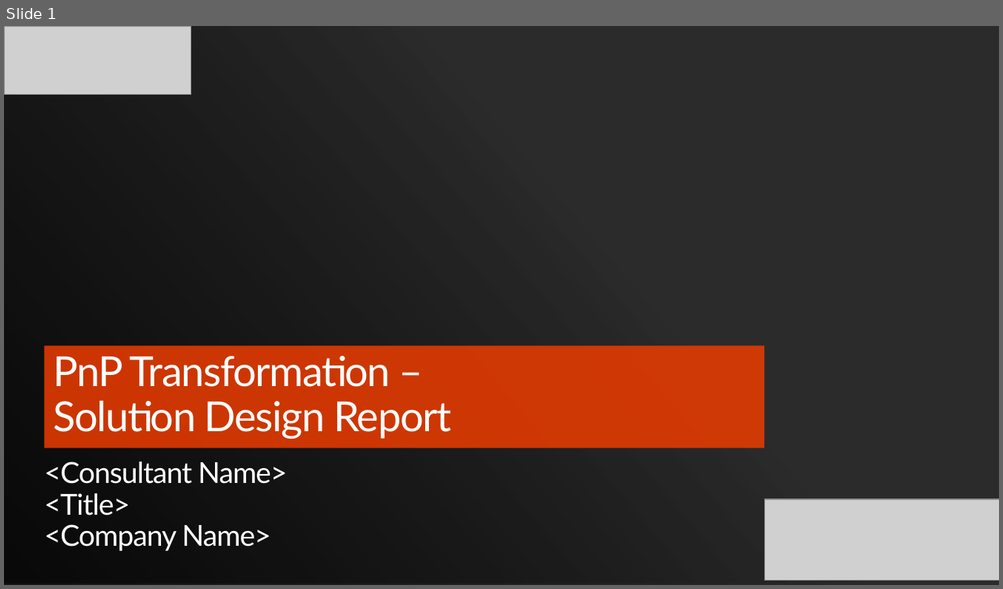
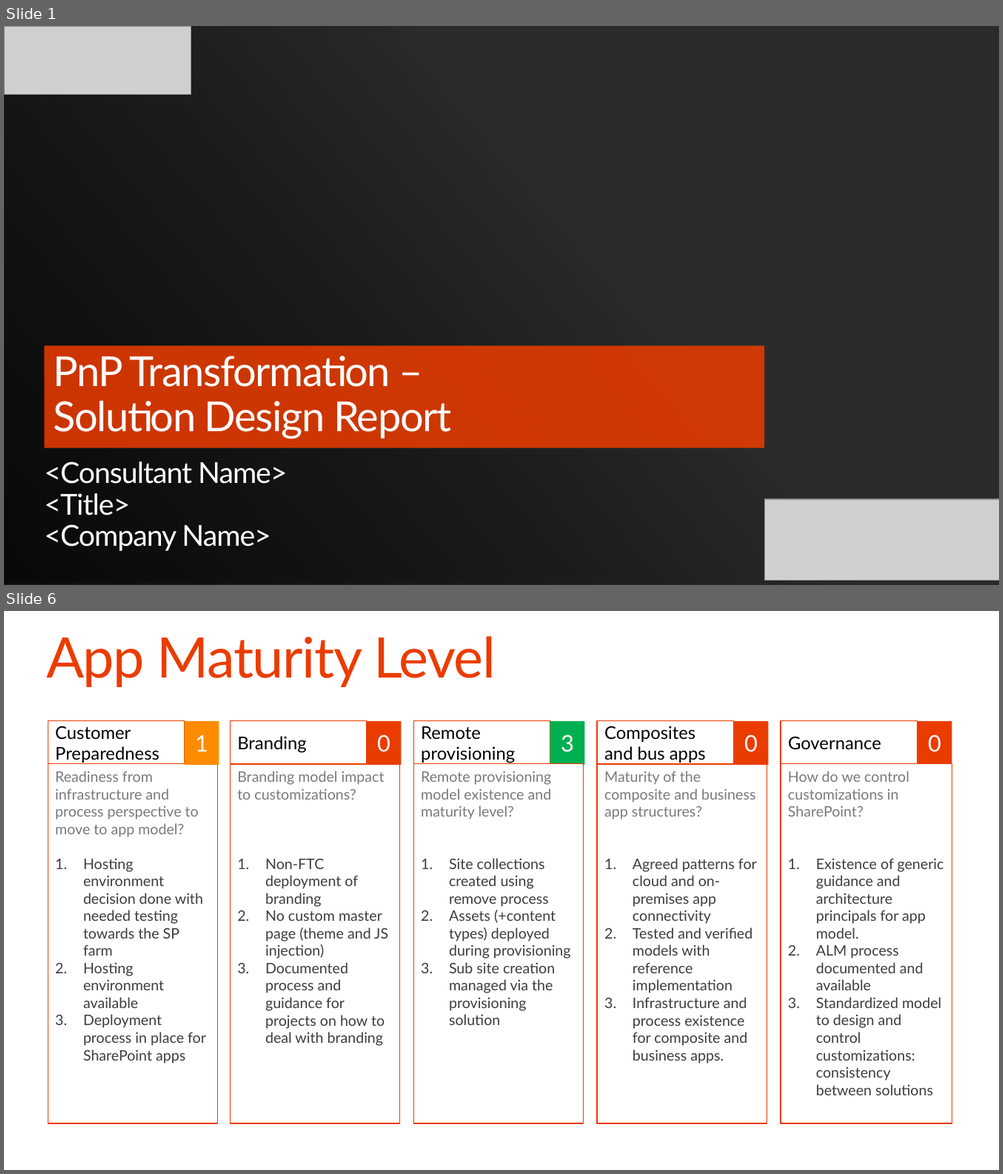
Before and after one commit to SharePoint/PnP-Guidance, a slide deck: PnP Transformation Process/Templates/Solution Design Report Presentation Template.pptx. Shown one above the other, each under a label of ours: slide 1 before the commit, slides 1 and 6 after it; the slides between them are not shown. The pictures are 1003x589 and 1003x1174 pixels, drawn with LibreOffice and Linux fonts; fonts in the diff are those of the drawing; grey boxes stand for pictures; background and template pictures are left out; a plain dark background stands for a picture behind light text. Boxes give left, top, right and bottom in pixels: in the first picture for what was removed or moved away, otherwise in the second. Text is boxed around its words. In the diff, an @@ line names an element or a change of style, - is before the commit and + after.

Commit message:
Created Design Report Presentation Template from Sample

```diff
--- a/PnP Transformation Process/Templates/Solution Design Report Presentation Template.pptx
+++ b/PnP Transformation Process/Templates/Solution Design Report Presentation Template.pptx
@@ slide 6 added at bbox=[4, 611, 999, 1170], background #FFFFFF @@
@@ title added at bbox=[46, 636, 495, 687], 54 pt, text #EB3C00 @@
+App Maturity Level
@@ rectangle added at bbox=[48, 721, 185, 765], fill #FFFFFF, outline #EB3C00 0.85 pt, 17 pt, text #000000 @@
+Customer Preparedness
@@ rectangle added at bbox=[185, 721, 219, 766], fill #FF8C00, 22 pt, text #FFFFFF @@
+1
@@ rectangle added at bbox=[230, 721, 367, 765], fill #FFFFFF, outline #EB3C00 0.85 pt, 17 pt, text #000000 @@
+Branding
@@ rectangle added at bbox=[367, 721, 401, 766], fill #EB3C00, 22 pt, text #FFFFFF @@
+0
@@ rectangle added at bbox=[414, 721, 550, 765], fill #FFFFFF, outline #EB3C00 0.85 pt, 17 pt, text #000000 @@
+Remote provisioning
@@ rectangle added at bbox=[550, 721, 584, 766], fill #00B050, 22 pt, text #FFFFFF @@
+3
@@ rectangle added at bbox=[597, 721, 733, 765], fill #FFFFFF, outline #EB3C00 0.85 pt, 17 pt, text #000000 @@
+Composites and bus apps
@@ rectangle added at bbox=[734, 721, 768, 766], fill #EB3C00, 22 pt, text #FFFFFF @@
+0
@@ rectangle added at bbox=[780, 721, 916, 765], fill #FFFFFF, outline #EB3C00 0.85 pt, 17 pt, text #000000 @@
+Governance
@@ rectangle added at bbox=[916, 721, 950, 766], fill #EB3C00, 22 pt, text #FFFFFF @@
+0
@@ rectangle added at bbox=[48, 764, 218, 1124], fill #FFFFFF, outline #EB3C00 0.85 pt, 14 pt, text #3C3D3E @@
+Readiness from infrastructure and process perspective to move to app model?
+1. Hosting environment decision done with needed testing towards the SP farm
+2. Hosting environment available
+3. Deployment process in place for SharePoint apps
@@ rectangle added at bbox=[230, 764, 400, 1124], fill #FFFFFF, outline #EB3C00 0.85 pt, 14 pt, text #3C3D3E @@
+Branding model impact to customizations?
+1. Non-FTC deployment of branding
+2. No custom master page (theme and JS injection)
+3. Documented process and guidance for projects on how to deal with branding
@@ rectangle added at bbox=[414, 764, 583, 1124], fill #FFFFFF, outline #EB3C00 0.85 pt, 14 pt, text #3C3D3E @@
+Remote provisioning model existence and maturity level?
+1. Site collections created using remove process
+2. Assets (+content types) deployed during provisioning
+3. Sub site creation managed via the provisioning solution
@@ rectangle added at bbox=[597, 764, 766, 1124], fill #FFFFFF, outline #EB3C00 0.85 pt, 14 pt, text #3C3D3E @@
+Maturity of the composite and business app structures?
+1. Agreed patterns for cloud and on-premises app connectivity
+2. Tested and verified models with reference implementation
+3. Infrastructure and process existence for composite and business apps.
@@ rectangle added at bbox=[780, 764, 950, 1124], fill #FFFFFF, outline #EB3C00 0.85 pt, 14 pt, text #3C3D3E @@
+How do we control customizations in SharePoint?
+1. Existence of generic guidance and architecture principals for app model.
+2. ALM process documented and available
+3. Standardized model to design and control customizations: consistency between solutions
```
Also in this commit, not shown: 4 slides changed, 17 other slides added, 39 slides removed.
